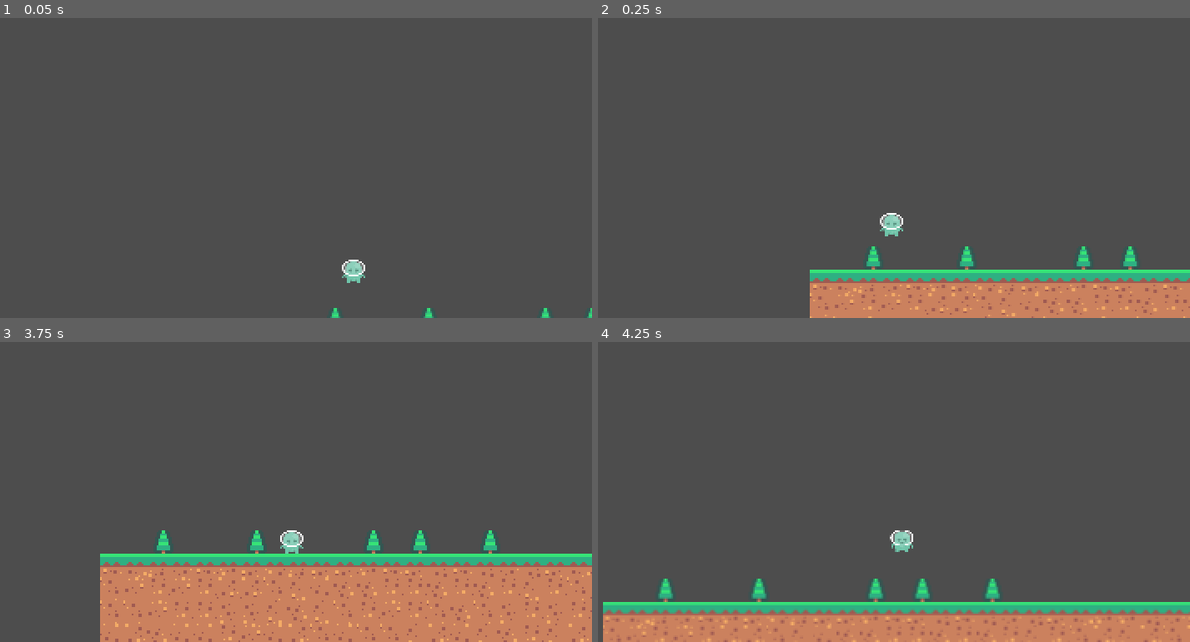
Above: before the commit, frames 1-4 (two rows, left to right).
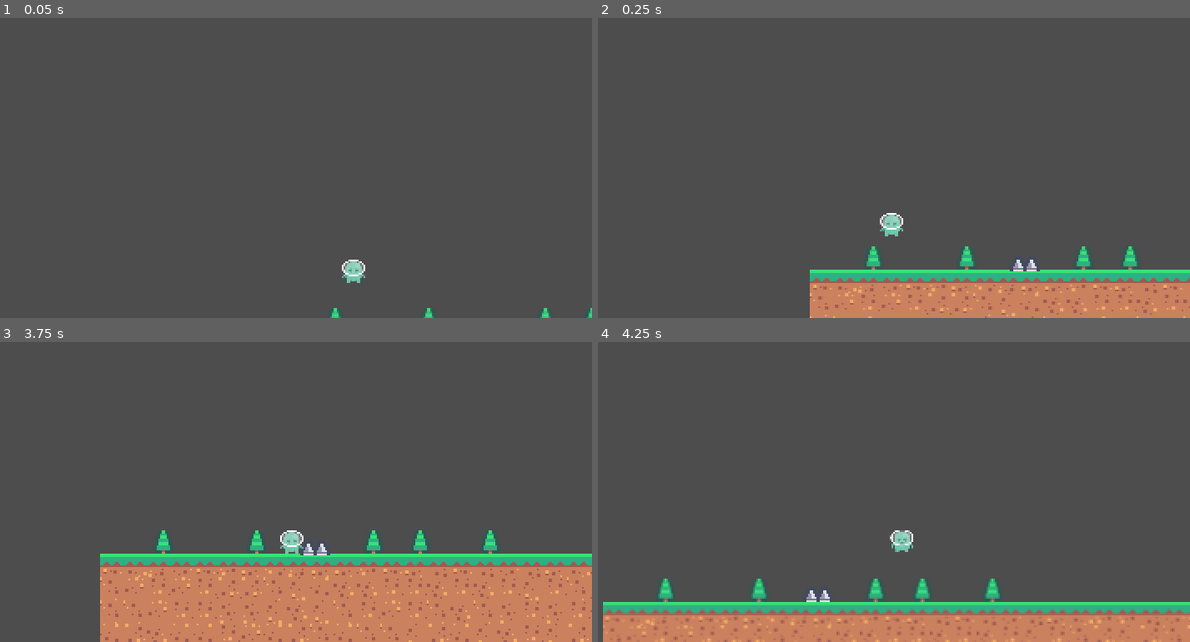
Above: after the commit, the same moments.

Repository: djutemark/ld59
Game: Godot game, scene res://game.tscn
The game is run twice, just before and just after one commit, with the same random seed, the same clock (stepped at 60 frames per second) and the same inputs.
Inputs:
- Up to frame 1 (0.05 s): no input
- Up to frame 2 (0.25 s): no input
- Up to frame 3 (3.75 s): tap Enter at 0.5 s; hold E (use_signaler) 0.53-1.28 s; hold D (move_right) 0.53-2.03 s; tap Space (jump) at 0.77, 1.52, 3.02 s; tap R at 1.35, 2.85 s; hold A (move_left) 2.03-2.78 s; hold E (use_signaler) 2.03-2.78 s; hold D (move_right) from 2.78 s (still down); hold E (use_signaler) from 3.53 s (still down)
- Up to frame 4 (4.25 s): keep holding D (move_right); keep holding E (use_signaler); tap Space (jump) at 3.77 s

Frame 1 is identical in both runs. In frame 2, 0.1% of the frame differs, in the area x 69-75%, y 80-85%; in frame 3, 0.1%; in frame 4, less than 0.1%.

Commit message:
Change spikes

Diff:
--- a/scripts/spikes.gd
+++ b/scripts/spikes.gd
@@ -1,5 +1,5 @@
 class_name Spikes
-extends Invisibility
+extends StaticBody2D
 
 func _on_area_2d_body_entered(body: Node2D) -> void:
 	if body is Player:
